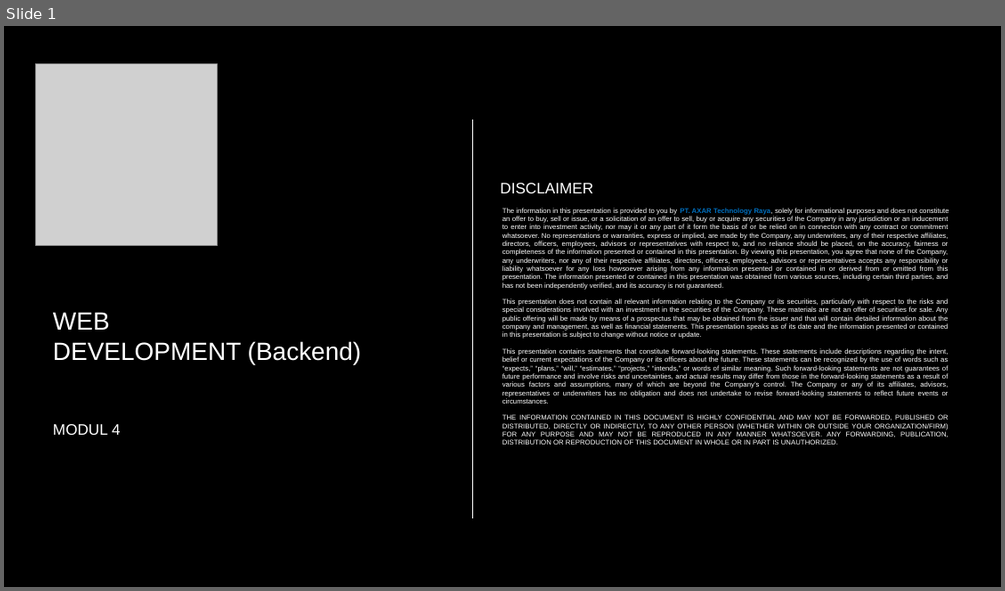
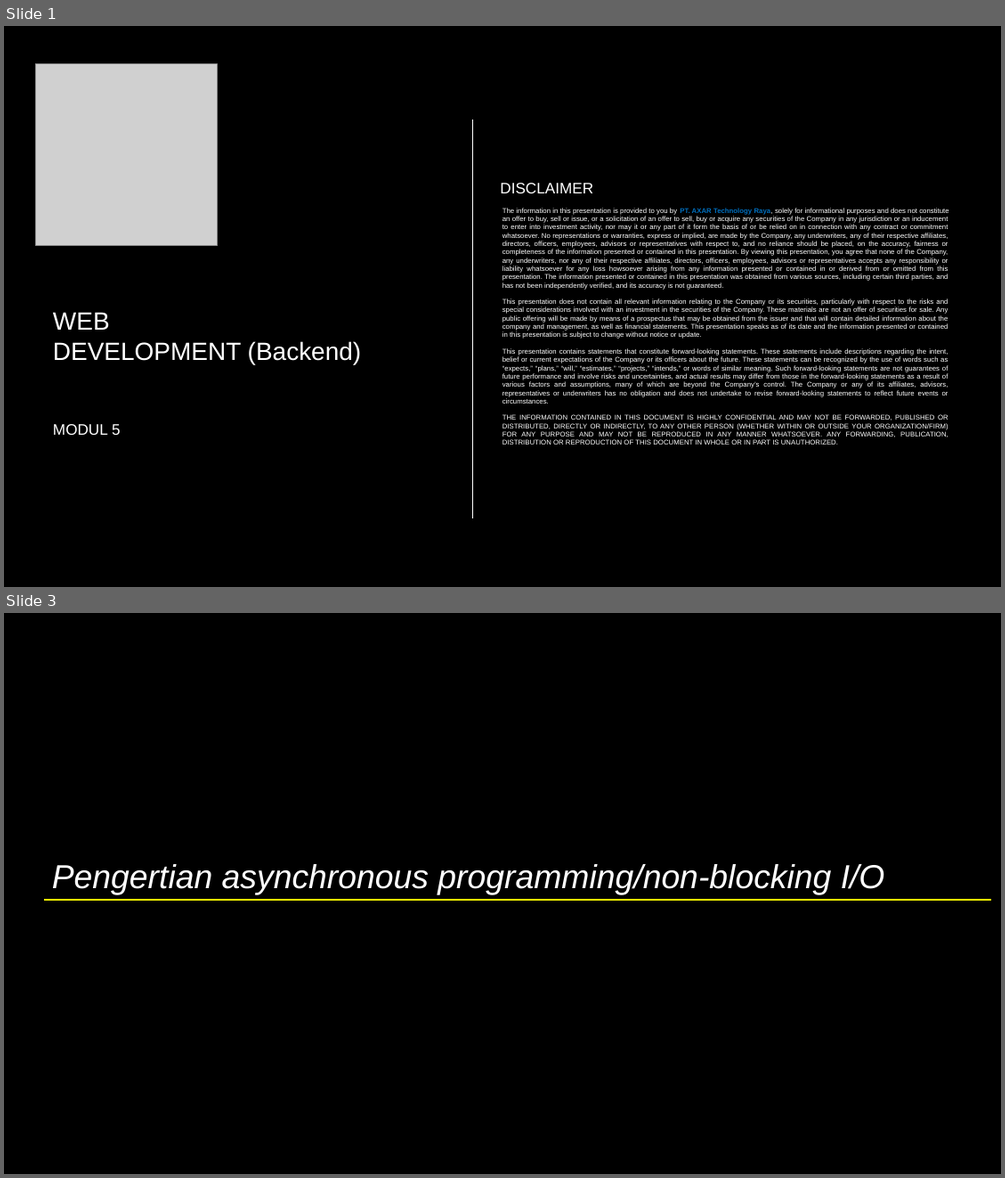
Before and after one commit to mahendrafajar17/axarschool, a slide deck: Backend/Modul 5.pptx. Shown one above the other, each under a label of ours: slide 1 before the commit, slides 1 and 3 after it; the slides between them are not shown. The pictures are 1005x591 and 1005x1178 pixels, drawn with LibreOffice and Linux fonts; fonts in the diff are those of the drawing; grey boxes stand for pictures. Boxes give left, top, right and bottom in pixels: in the first picture for what was removed or moved away, otherwise in the second. Text is boxed around its words. In the diff, an @@ line names an element or a change of style, - is before the commit and + after.

Commit message:
Modul 5

```diff
--- a/Backend/Modul 5.pptx
+++ b/Backend/Modul 5.pptx
@@ slide 3 added at [4,613,1001,1174], background #000000 @@
@@ text added at [52,864,885,895], 24 pt, text #FFFFFF, italic @@
+Pengertian asynchronous programming/non-blocking I/O
@@ line added from (45, 900) to (992, 900), #FFFF00 0.75 pt @@
@@ slide 1 changed as well @@
@@ text at [53,424,121,435]: text changed @@
-MODUL 4
+MODUL 5
```
Also in this commit, not shown: 3 other slides changed, 5 other slides added, 4 slides removed, 3 other files.
